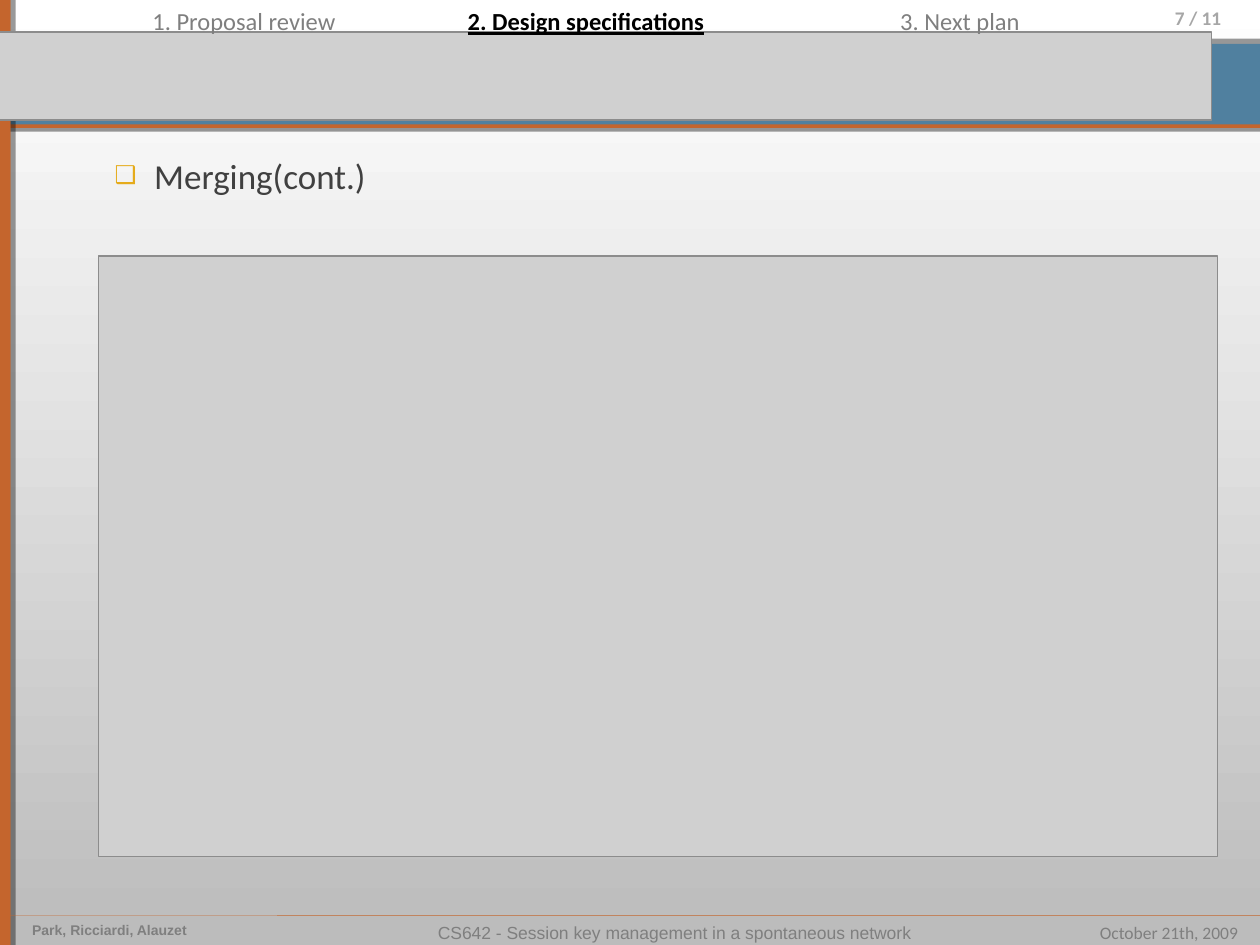
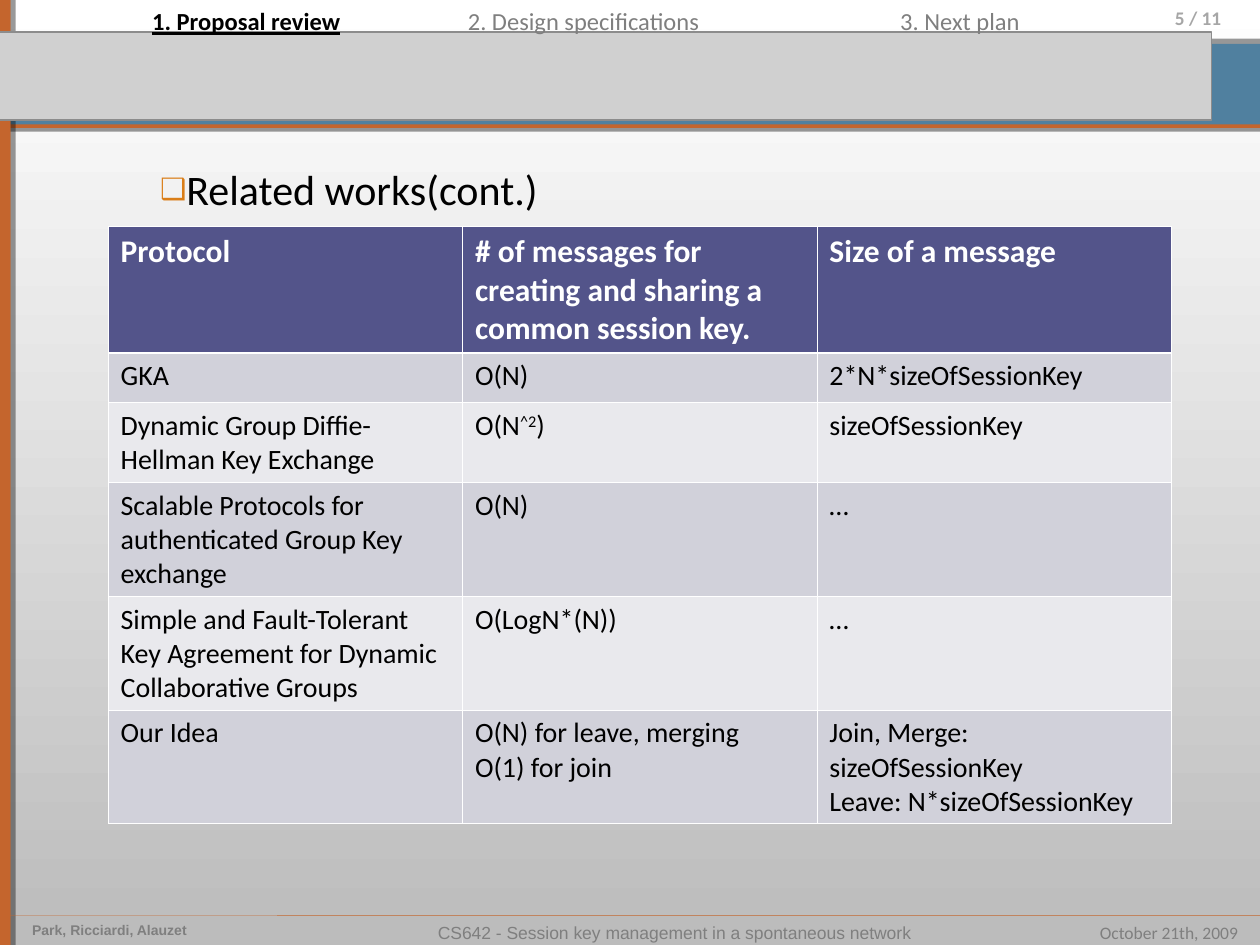
Before and after one commit to pierrealauzet/skemasnet, a slide deck: slide 5 of 2_design/CS462_Skemasnet_design.ppt (slide 7 before the commit). Drawn at 1260x945 pixels with LibreOffice and Linux fonts; fonts in the diff are those of the drawing; grey boxes stand for pictures. Boxes give left, top, right and bottom in pixels: in the first picture for what was removed or moved away, otherwise in the second. Text is boxed around its words. In the diff, an @@ line names an element or a change of style, - is before the commit and + after.

```diff
--- a/2_design/CS462_Skemasnet_design.ppt
+++ b/2_design/CS462_Skemasnet_design.ppt
@@ text "1. Proposal review" at bbox=[152, 11, 340, 37]: text colour #7F7F7F to #000000, bold on, underline on @@
@@ text "2. Design specifications" at bbox=[468, 13, 698, 37]: text colour #000000 to #7F7F7F, bold off, underline off @@
@@ page number at bbox=[1175, 12, 1222, 25]: text changed @@
-7 / 11
+5 / 11
@@ text at bbox=[186, 174, 538, 211]: text changed; size 20 to 24 pt; text colour #404040 to #000000 @@
-  ❑ Merging(cont.)
+❑ Related works(cont.)
@@ table added at bbox=[108, 227, 1171, 824], 6 rows, 3 columns @@
+Protocol | # of messages for creating and sharing a common session key. | Size of a message
+GKA | O(N) | 2*N*sizeOfSessionKey
+Dynamic Group Diffie-Hellman Key Exchange | O(N^2) | sizeOfSessionKey
+Scalable Protocols for authenticated Group Key exchange | O(N) | …
+Simple and Fault-Tolerant Key Agreement for Dynamic Collaborative Groups | O(LogN*(N)) | …
+Our Idea | O(N) for leave, merging / O(1) for join | Join, Merge: sizeOfSessionKey / Leave: N*sizeOfSessionKey
@@ picture removed at bbox=[98, 256, 1217, 857] @@
```
Also in this commit, not shown: 3 other slides changed, 5 slides removed, 2 other files.
